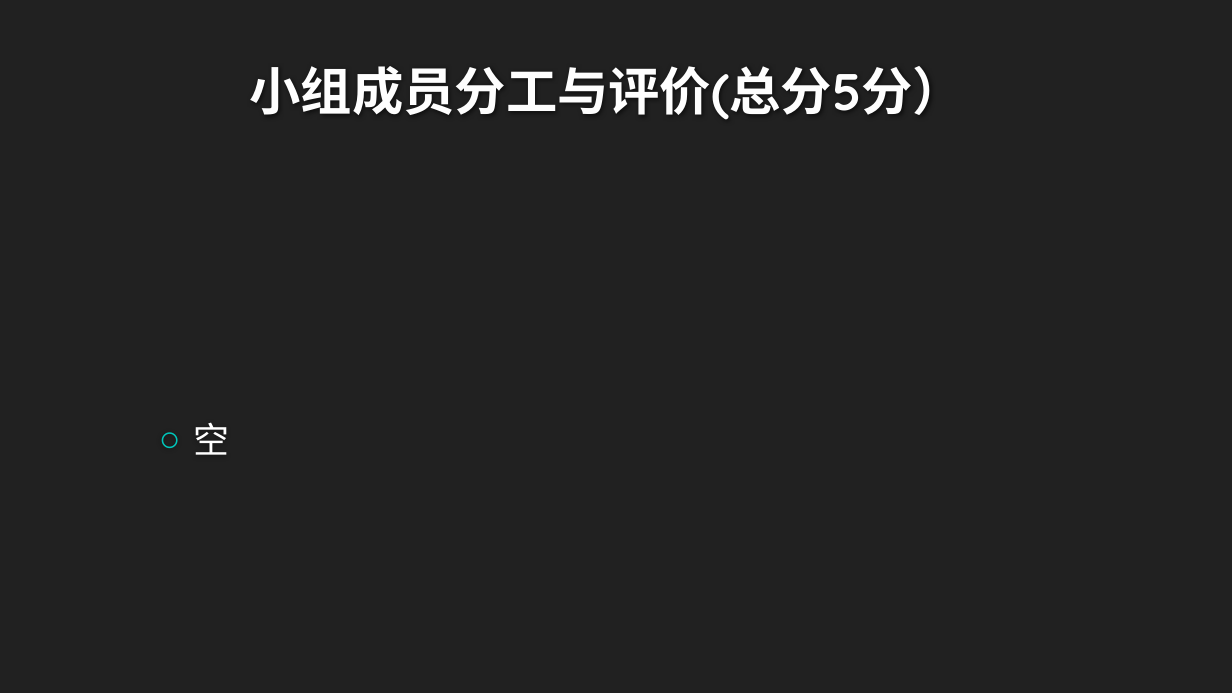
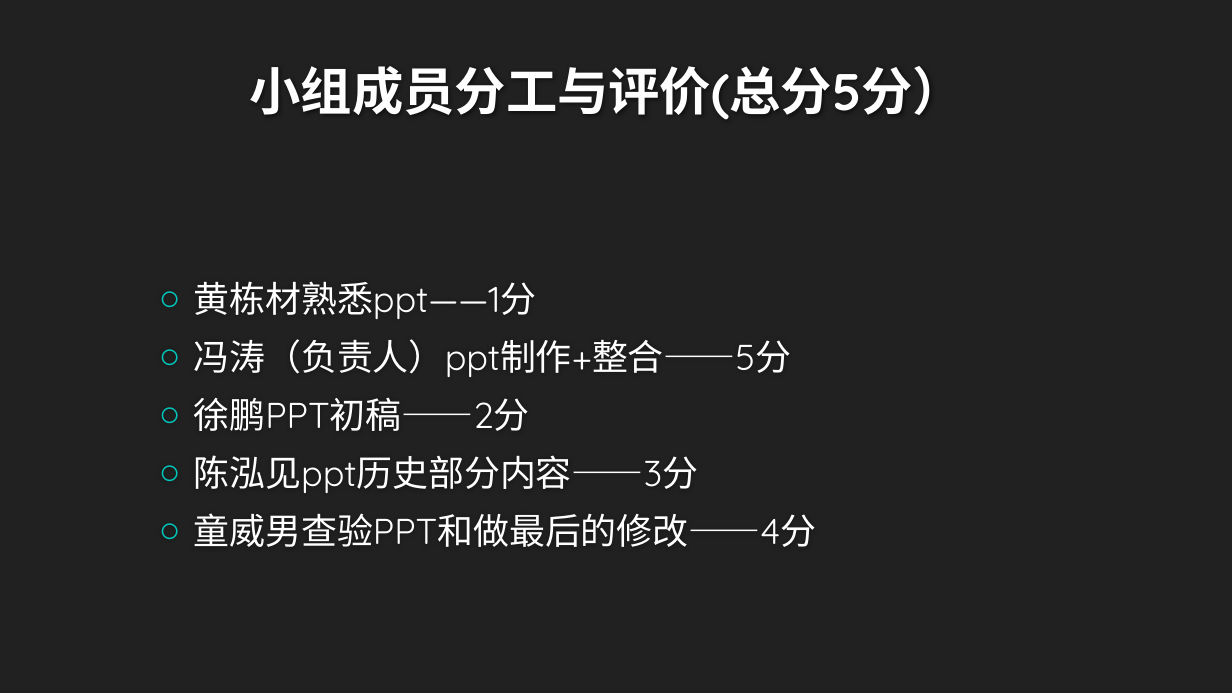
Before and after one commit to twn422/PRD2017, a slide deck: slide 16 of PRD-2017-G24/STW/非受控文件/翻转课堂作业/UML工具：Rational Rose/UML工具：Rational Rose.pptx (slide 9 before the commit). Drawn at 1232x693 pixels with LibreOffice and Linux fonts; fonts in the diff are those of the drawing; background and template pictures are left out. Boxes give left, top, right and bottom in pixels: in the first picture for what was removed or moved away, otherwise in the second. Text is boxed around its words. In the diff, an @@ line names an element or a change of style, - is before the commit and + after.

```diff
--- a/PRD-2017-G24/STW/非受控文件/翻转课堂作业/UML工具：Rational Rose/UML工具：Rational Rose.pptx
+++ b/PRD-2017-G24/STW/非受控文件/翻转课堂作业/UML工具：Rational Rose/UML工具：Rational Rose.pptx
@@ text at [194, 281, 817, 547]: text changed @@
-○ 空
+○ 黄栋材熟悉ppt——1分
+○ 冯涛（负责人）ppt制作+整合——5分
+○ 徐鹏PPT初稿——2分
+○ 陈泓见ppt历史部分内容——3分
+○ 童威男查验PPT和做最后的修改——4分
```
Also in this commit, not shown: 3 other slides changed, 10 slides added, 3 slides removed, 2 other files.
